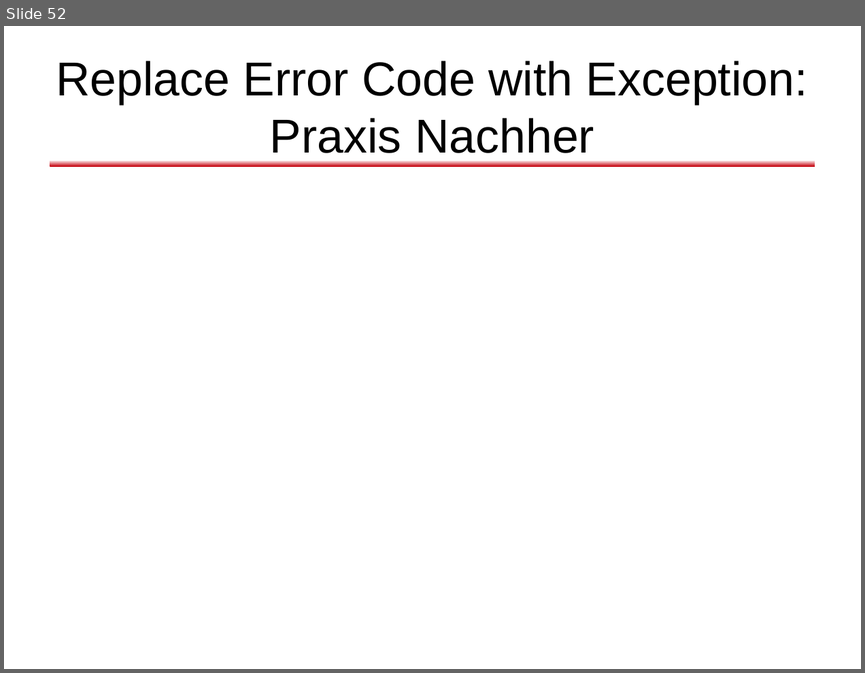
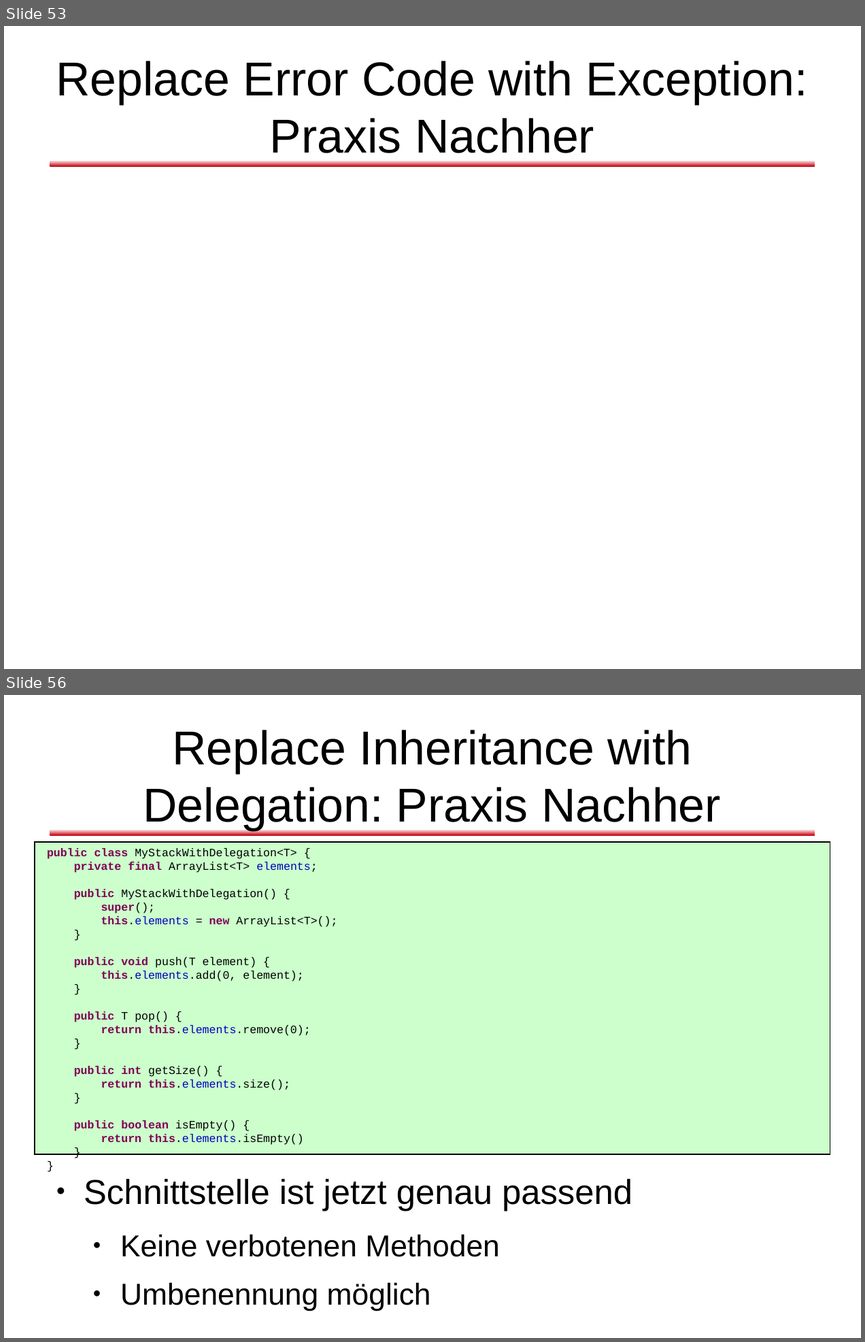
Before and after one commit to dlindner/vorlesung-se2-dhbw, a slide deck: added_2010/Refactoring (2010).odp. Shown one above the other, each under a label of ours: slide 52 before the commit, slides 53 and 56 after it; the slides between them are not shown. The pictures are 865x673 and 865x1342 pixels, drawn with LibreOffice and Linux fonts; fonts in the diff are those of the drawing; background and template pictures are left out. Boxes give left, top, right and bottom in pixels: in the first picture for what was removed or moved away, otherwise in the second. Text is boxed around its words. In the diff, an @@ line names an element or a change of style, - is before the commit and + after.

```diff
--- a/added_2010/Refactoring (2010).odp
+++ b/added_2010/Refactoring (2010).odp
@@ slide 56 added at [4, 695, 861, 1338], background #FFFFFF; not listed: 1 template element that a slide beside it also shows @@
@@ title added at [143, 730, 721, 830], 44 pt, text #000000 @@
+Replace Inheritance with Delegation: Praxis Nachher
@@ rectangle added at [35, 842, 830, 1155], fill #CCFFCC, outline #000000 0.74 pt @@
@@ text added at [47, 848, 337, 1144], 10.5 pt, text #000000 @@
+public class MyStackWithDelegation<T> {
+private final ArrayList<T> elements;
+public MyStackWithDelegation() {
+super();
+this.elements = new ArrayList<T>();
+}
+public void push(T element) {
+this.elements.add(0, element);
+}
+public T pop() {
+return this.elements.remove(0);
+}
+public int getSize() {
+return this.elements.size();
+}
+public boolean isEmpty() {
+return this.elements.isEmpty()
+}
+}
@@ text added at [84, 1178, 632, 1311], 28 pt, text #000000 @@
+● Schnittstelle ist jetzt genau passend
+  ● Keine verbotenen Methoden
+  ● Umbenennung möglich
@@ what was slide 52 is now slide 53 @@
```
Also in this commit, not shown: 4 slides changed, 4 other slides added, 3 slides removed.
